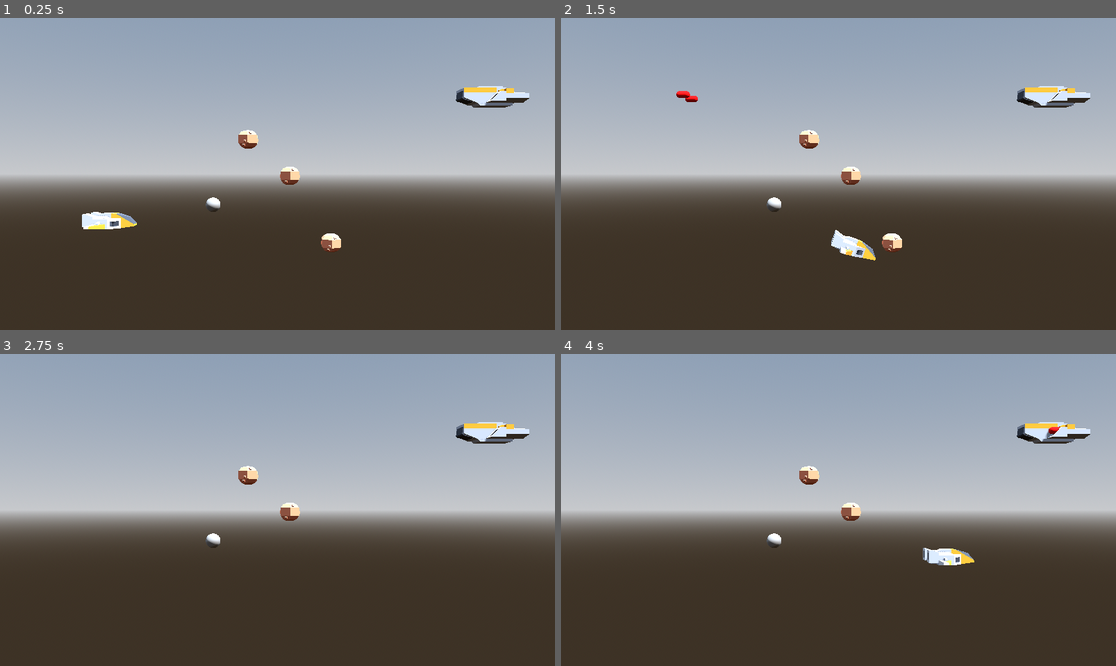
Above: before the commit, frames 1-4 (two rows, left to right).
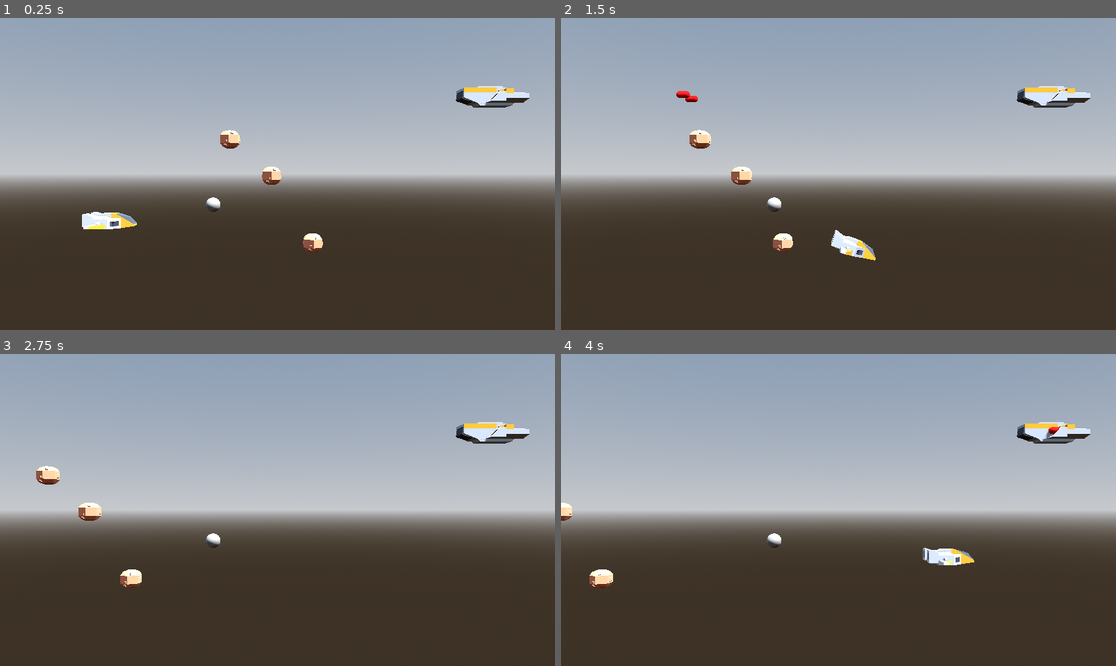
Above: after the commit, the same moments.

Repository: thomz2/smd-space-shooter
Game: Godot game, scene res://scenes/map/test_map.tscn
Same seed, same stepped clock (60 frames per second), same inputs: the game is played once before the commit and once after it.
Inputs:
- Up to frame 1 (0.25 s): no input
- Up to frame 2 (1.5 s): tap Enter (ui_accept) at 0.5, 0.77 s; hold Right (ui_right) 0.53-1.28 s; hold Down (ui_down) from 1.28 s (still down)
- Up to frame 3 (2.75 s): tap Enter (ui_accept) at 1.52 s; release Down (ui_down) at 2.03 s; hold Right (ui_right) from 2.03 s (still down)
- Up to frame 4 (4 s): release Right (ui_right) at 2.78 s; hold Up (ui_up) 2.78-3.53 s; tap Enter (ui_accept) at 3.02, 3.77 s; hold Left (ui_left) from 3.53 s (still down)

The runs differ from the first frame. In frame 1, 1.0% of the frame differs, in the area x 39-62%, y 35-76%; in frame 2, 1.1%, in the area x 23-62%, y 35-76%; in frame 3, 1.0%; in frame 4, 0.7%.

Commit message:
spawner simple logic

Diff:
--- /dev/null
+++ b/scenes/enemies/asteroid.gd
@@ -0,0 +1,11 @@
+extends CombatCharacter3D
+
+
+
+
+
+
+
+func _physics_process(delta: float) -> void:
+	velocity = global_basis.z * 3.0
+	move_and_slide()
--- a/scenes/enemies/asteroid.tscn
+++ b/scenes/enemies/asteroid.tscn
@@ -1,6 +1,6 @@
 [gd_scene load_steps=6 format=3 uid="uid://030jn1smum0a"]
 
-[ext_resource type="Script" path="res://scripts/combat/combat_character_3d.gd" id="1_apuxq"]
+[ext_resource type="Script" path="res://scenes/enemies/asteroid.gd" id="1_iamhl"]
 [ext_resource type="ArrayMesh" uid="uid://bpqyfuwyrmuhu" path="res://assets/kenney_spaceships/meteor_detailed.obj" id="2_npsw0"]
 [ext_resource type="Script" path="res://scripts/combat/hitbox_3d.gd" id="3_or822"]
 
@@ -13,7 +13,7 @@
 [node name="Asteroid" type="CharacterBody3D"]
 collision_layer = 4
 collision_mask = 0
-script = ExtResource("1_apuxq")
+script = ExtResource("1_iamhl")
 health = 1.0
 
 [node name="CollisionShape3D" type="CollisionShape3D" parent="."]
--- /dev/null
+++ b/scenes/map/spawner.gd
@@ -0,0 +1,74 @@
+extends Node3D
+
+#essetially just a counter
+@onready var current_level=0
+#the level is the key the amount of monsters is the value
+@onready var monster_dict={
+ 1:1, # level:amount_of_monsters
+ 2:2,
+ 3:4,
+ 4:8,
+ 5:30
+}
+
+#the monster we will be spawning in.
+@onready var monster=preload("res://scenes/enemies/asteroid.tscn")
+#A random number generator to spawn from alternating spawn points.
+@onready var rand=RandomNumberGenerator.new()
+@onready var dead_enemies=0
+
+@export var timer : Timer
+
+func _ready():
+ add_to_group("level")
+ timer.timeout.connect(_on_in_between_waves_timeout)
+
+
+func enemy_death():
+ print("enemy death")
+ dead_enemies+=1
+ if dead_enemies==monster_dict[current_level]:
+  timer.start()
+  dead_enemies=0
+ #get_tree().call_group("player", "award_points", 200)
+
+func spawn_enemies():
+ for i in range(monster_dict[current_level]):
+  var m : CombatCharacter3D = monster.instantiate()
+  print("spawning enemy")
+  #we check the amount of children on our spawn holder
+  var spawn_length = self.get_child_count()-1
+  #then make a random number in that range
+  var rand_num = rand.randi_range(0,spawn_length)
+  #We use that number to randomly select a spawner node position to use
+  var spawn_postion = self.get_child(rand_num).position
+  #we add the monster as a child of the level
+  #We set the monsters position to the spawn location
+  m.position = spawn_postion
+  m.killed.connect(enemy_death)
+  add_child(m)
+  #This is just a fast way to create a timer similar to wait in python
+  await get_tree().create_timer(0.5).timeout
+
+
+func update_level(level):
+ match level:
+  1:
+   print("its level one")
+   #additional stuff here like announcer saying: Wave 1!
+  2:
+   print("its level two")
+  3:
+   print("its level three")
+  4:
+   print("its level four")
+  5:
+   print("its level five")
+ spawn_enemies()
+
+
+
+func _on_in_between_waves_timeout():
+ print("Leaving level: ", current_level)
+ current_level+=1
+ update_level(current_level)
--- /dev/null
+++ b/scenes/map/test_infinity.tscn
@@ -0,0 +1,51 @@
+[gd_scene load_steps=6 format=3 uid="uid://blutrpxa4jgw8"]
+
+[ext_resource type="PackedScene" uid="uid://cvya6ox4fom6q" path="res://scenes/player/player.tscn" id="1_d7tgc"]
+[ext_resource type="Script" path="res://scenes/map/spawner.gd" id="2_qjig3"]
+
+[sub_resource type="ProceduralSkyMaterial" id="ProceduralSkyMaterial_lxpsk"]
+sky_horizon_color = Color(0.64625, 0.65575, 0.67075, 1)
+ground_horizon_color = Color(0.64625, 0.65575, 0.67075, 1)
+
+[sub_resource type="Sky" id="Sky_2gruq"]
+sky_material = SubResource("ProceduralSkyMaterial_lxpsk")
+
+[sub_resource type="Environment" id="Environment_yyuqk"]
+background_mode = 2
+sky = SubResource("Sky_2gruq")
+tonemap_mode = 2
+
+[node name="TestInfinity" type="Node3D"]
+
+[node name="InBetweenWaves" type="Timer" parent="."]
+wait_time = 2.0
+one_shot = true
+autostart = true
+
+[node name="WorldEnvironment" type="WorldEnvironment" parent="."]
+environment = SubResource("Environment_yyuqk")
+
+[node name="DirectionalLight3D" type="DirectionalLight3D" parent="."]
+transform = Transform3D(-0.866025, -0.433013, 0.25, 0, 0.5, 0.866025, -0.5, 0.75, -0.433013, 0, 0, 0)
+shadow_enabled = true
+
+[node name="Camera3D" type="Camera3D" parent="."]
+transform = Transform3D(-0.0680327, 0, 0.997683, 0, 1, 0, -0.997683, 0, -0.0680327, 14.2236, 0, 0.00524139)
+fov = 53.4375
+
+[node name="Player" parent="." instance=ExtResource("1_d7tgc")]
+
+[node name="SpawnHolder" type="Node3D" parent="." node_paths=PackedStringArray("timer")]
+script = ExtResource("2_qjig3")
+timer = NodePath("../InBetweenWaves")
+
+[node name="Spawner1" type="Node3D" parent="SpawnHolder"]
+transform = Transform3D(1, 0, 0, 0, 1, 0, 0, 0, 1, 0, 4.03086, -10.9409)
+
+[node name="CSGBox3D" type="CSGBox3D" parent="SpawnHolder/Spawner1"]
+
+[node name="Spawner2" type="Node3D" parent="SpawnHolder"]
+transform = Transform3D(1, 0, 0, 0, 1, 0, 0, 0, 1, 0, 0.152818, -9.30789)
+
+[node name="Spawner3" type="Node3D" parent="SpawnHolder"]
+transform = Transform3D(1, 0, 0, 0, 1, 0, 0, 0, 1, 0, -1.39678, -10.3835)
Not shown, added: scenes/map/tes3EF7.tmp
Not shown, added: scenes/map/tes5667.tmp
